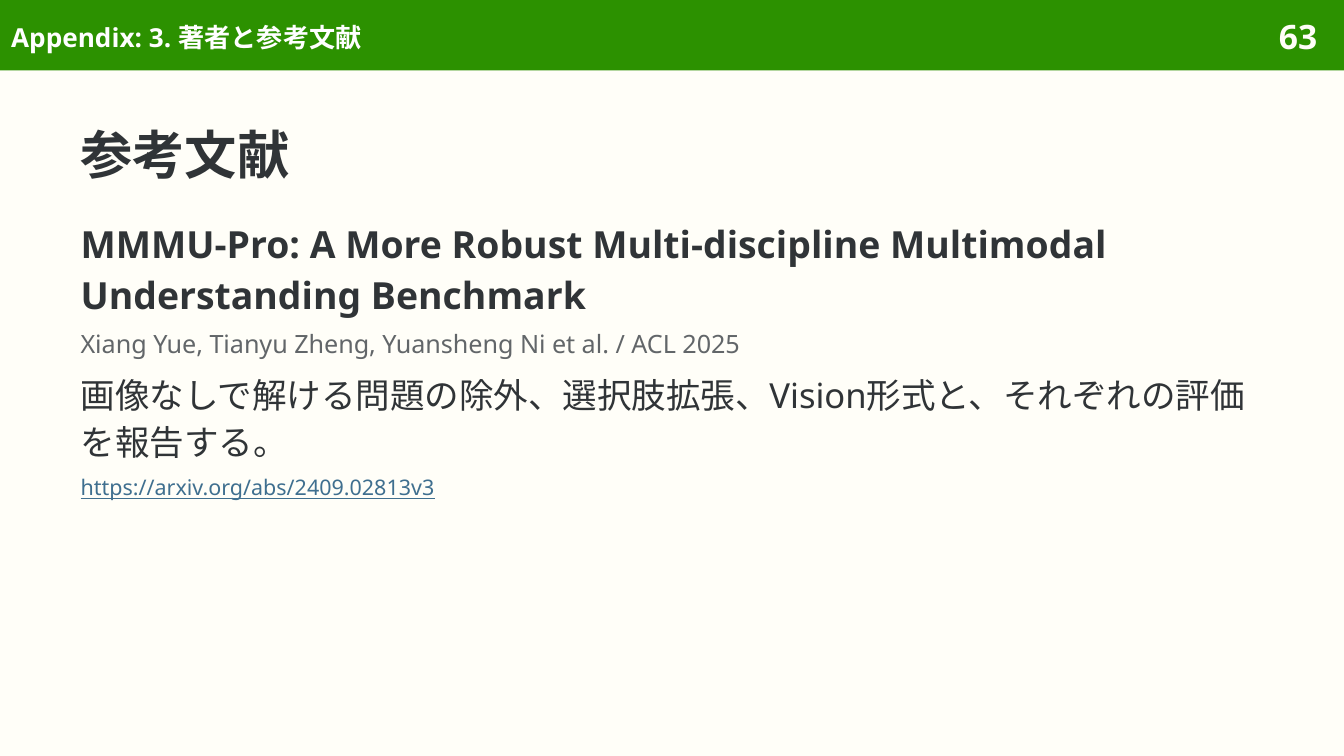
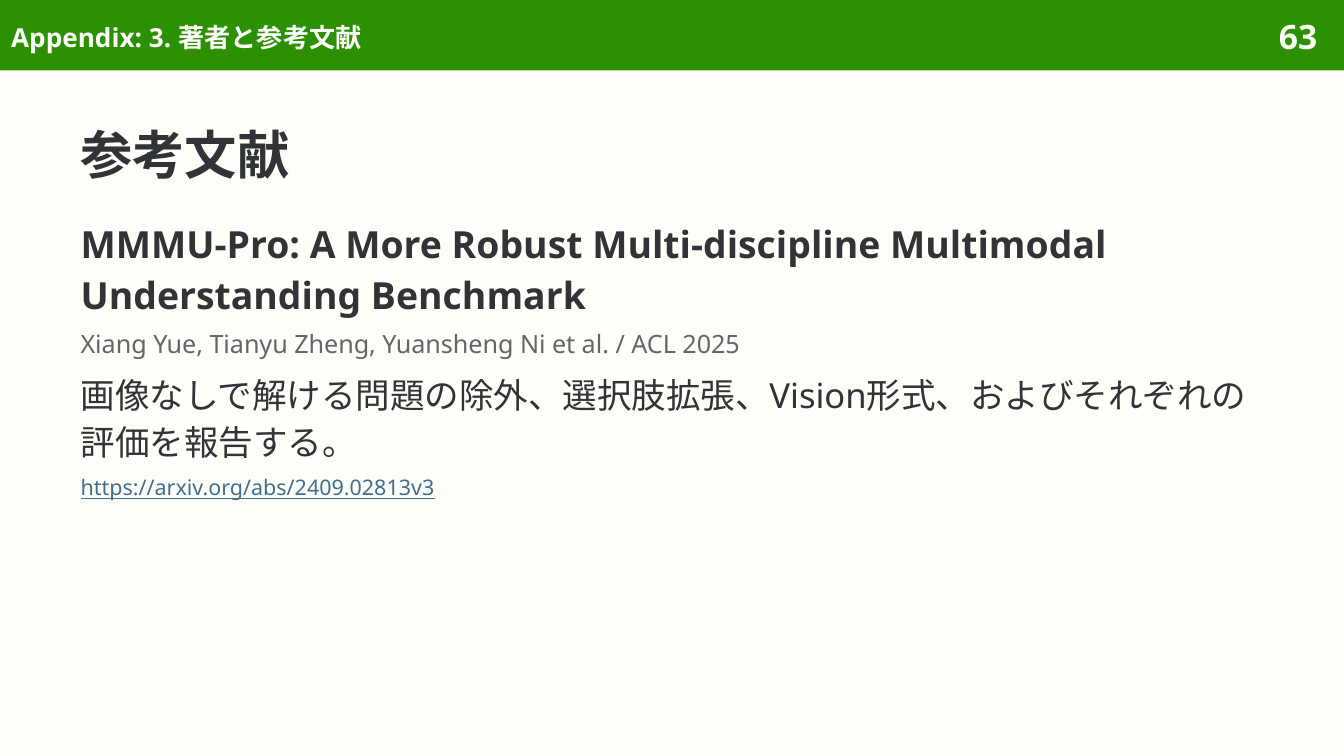
Before and after one commit to sasakiy84/datasets-in-10-minutes, a slide deck: slide 63 of slides/datasets-in-10-minutes-mmmu-pro.pptx. Drawn at 1344x756 pixels with LibreOffice and Linux fonts; fonts in the diff are those of the drawing. Boxes give left, top, right and bottom in pixels: in the first picture for what was removed or moved away, otherwise in the second. Text is boxed around its words. In the diff, an @@ line names an element or a change of style, - is before the commit and + after.

```diff
--- a/slides/datasets-in-10-minutes-mmmu-pro.pptx
+++ b/slides/datasets-in-10-minutes-mmmu-pro.pptx
@@ text at bbox=[81, 379, 1247, 458]: text changed @@
-画像なしで解ける問題の除外、選択肢拡張、Vision形式と、それぞれの評価を報告する。
+画像なしで解ける問題の除外、選択肢拡張、Vision形式、およびそれぞれの評価を報告する。
```
Also in this commit, not shown: 15 other slides changed, 7 other files.
